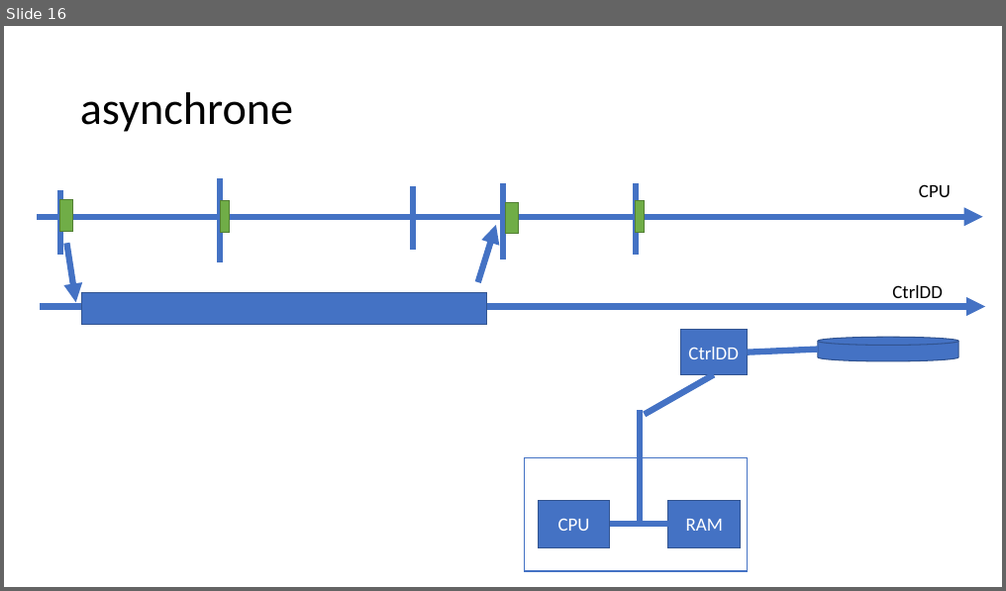
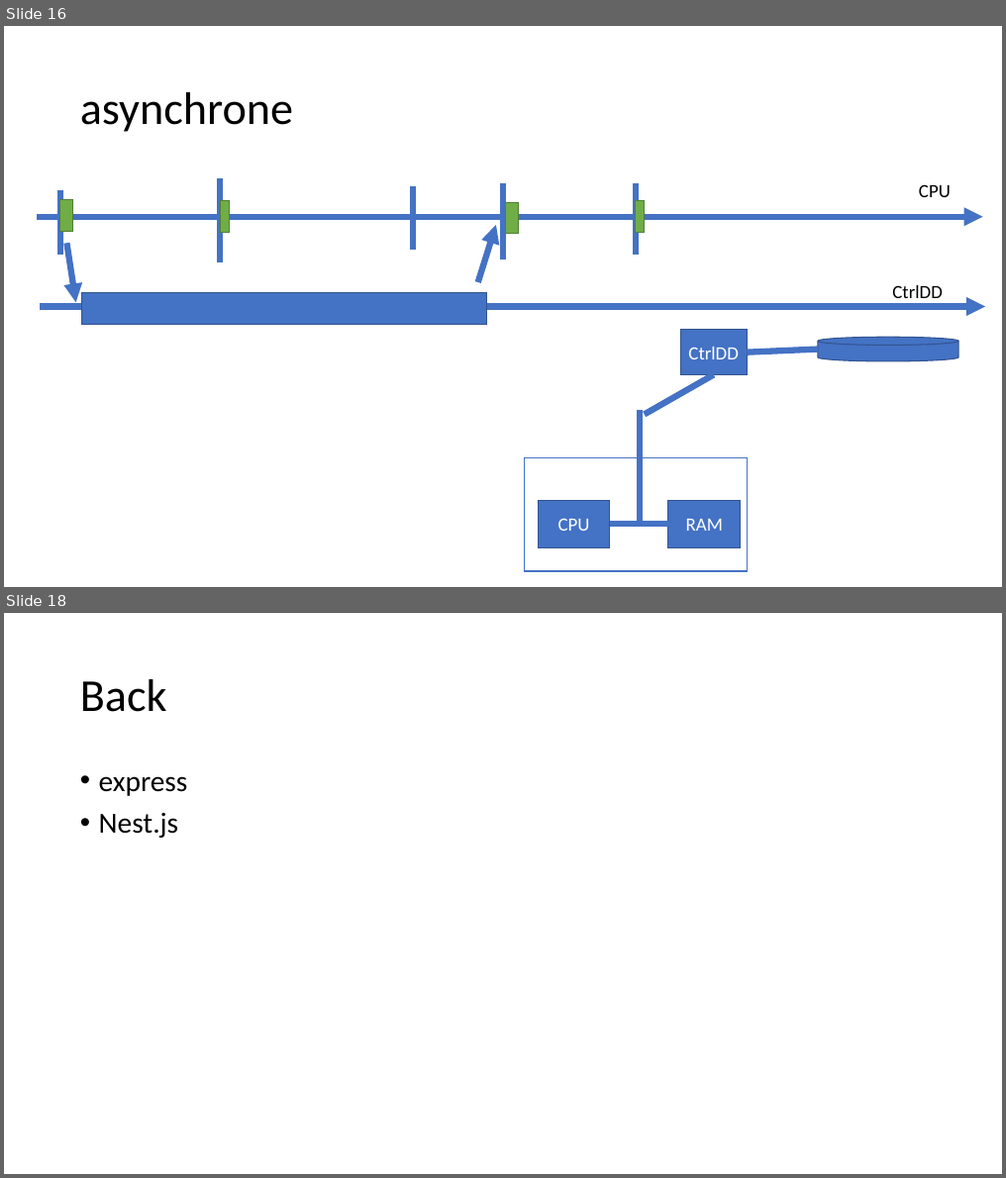
Before and after one commit to jlg-formation/tsr-sept-2022, a slide deck: Notes.pptx. Shown one above the other, each under a label of ours: slide 16 before the commit, slides 16 and 18 after it; the slides between them are not shown. The pictures are 1006x591 and 1006x1178 pixels, drawn with LibreOffice and Linux fonts; fonts in the diff are those of the drawing. Boxes give left, top, right and bottom in pixels: in the first picture for what was removed or moved away, otherwise in the second. Text is boxed around its words. In the diff, an @@ line names an element or a change of style, - is before the commit and + after.

```diff
--- a/Notes.pptx
+++ b/Notes.pptx
@@ slide 18 added at [4,613,1002,1174], background #FFFFFF @@
@@ title added at [80,679,167,712], 44 pt, text #000000 @@
+Back
@@ text added at [99,776,188,838], 28 pt, text #000000 @@
+• express
+• Nest.js
```
Also in this commit, not shown: 2 other slides added.
